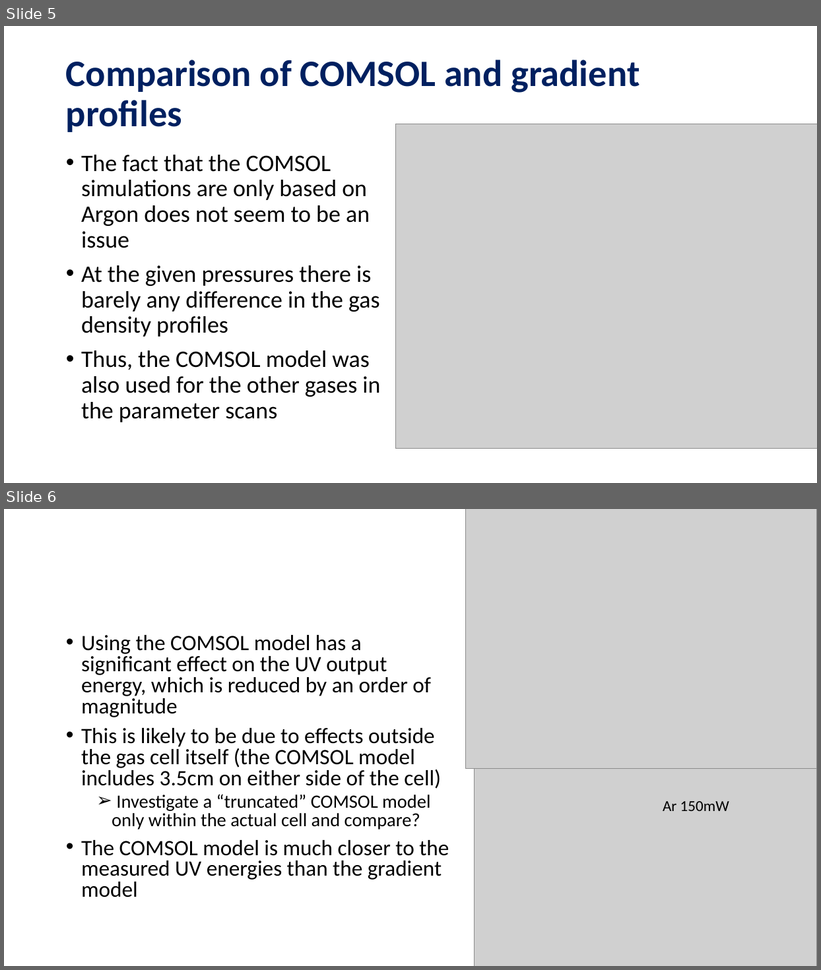
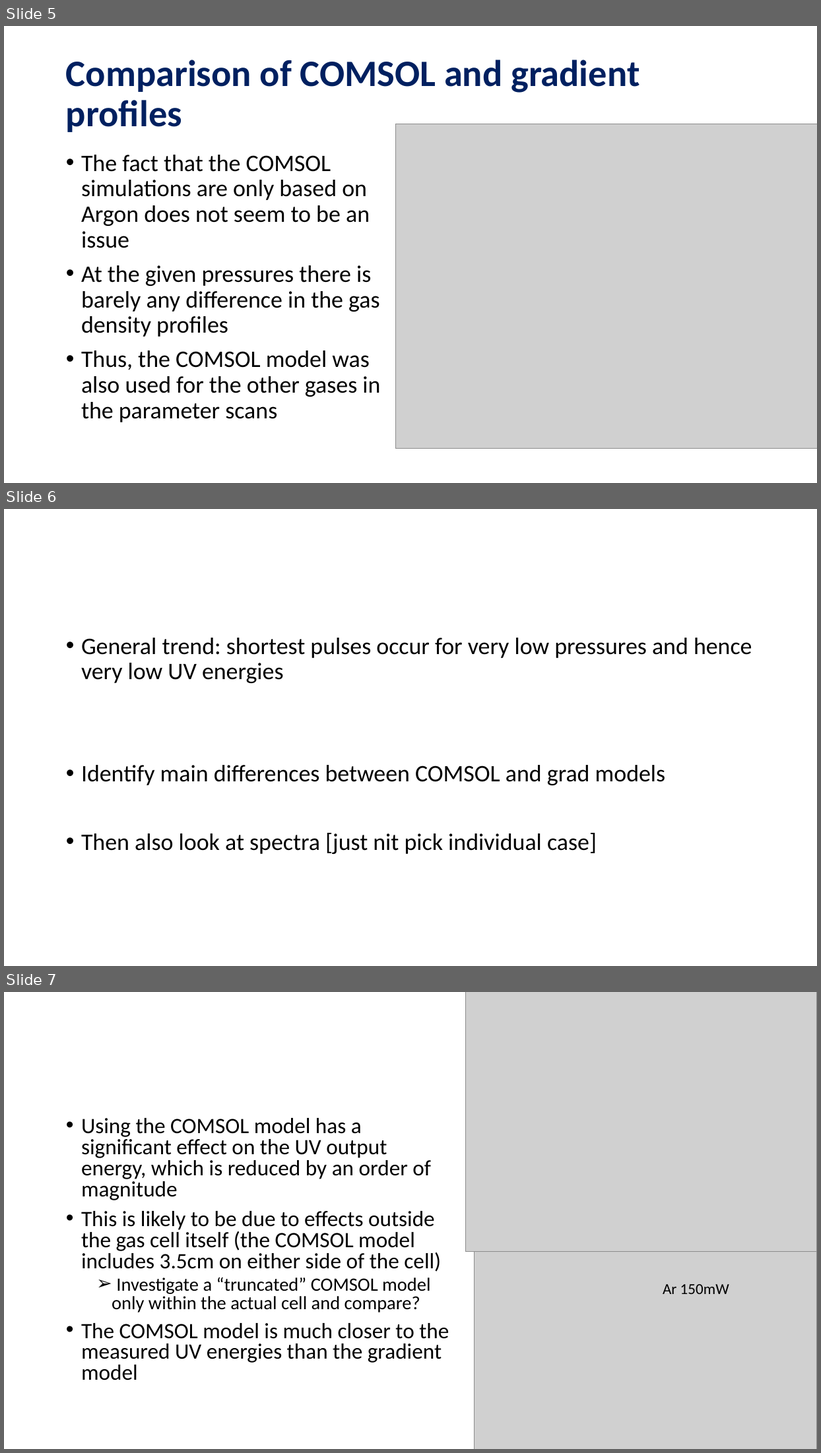
Before and after one commit to david-f-amorim/Simulating-THG-of-few-femtosecond-pulses-in-a-noble-gas-, a slide deck: presentations/DESY - Week 5.pptx. Shown one above the other, each under a label of ours: slides 5 and 6 before the commit, slides 5, 6 and 7 after it. The pictures are 821x970 and 821x1453 pixels, drawn with LibreOffice and Linux fonts; fonts in the diff are those of the drawing; grey boxes stand for pictures. Boxes give left, top, right and bottom in pixels: in the first picture for what was removed or moved away, otherwise in the second. Text is boxed around its words. In the diff, an @@ line names an element or a change of style, - is before the commit and + after.

```diff
--- a/presentations/DESY - Week 5.pptx
+++ b/presentations/DESY - Week 5.pptx
@@ slide 6 added at (x1=4, y1=509, x2=817, y2=966), background #FFFFFF @@
@@ text added at (x1=81, y1=638, x2=752, y2=854), 28 pt, text #000000 @@
+• General trend: shortest pulses occur for very low pressures and hence very low UV energies
+• Identify main differences between COMSOL and grad models
+• Then also look at spectra [just nit pick individual case]
@@ what was slide 6 is now slide 7 @@
```
Also in this commit, not shown: 1 slide changed, 42 other files.
